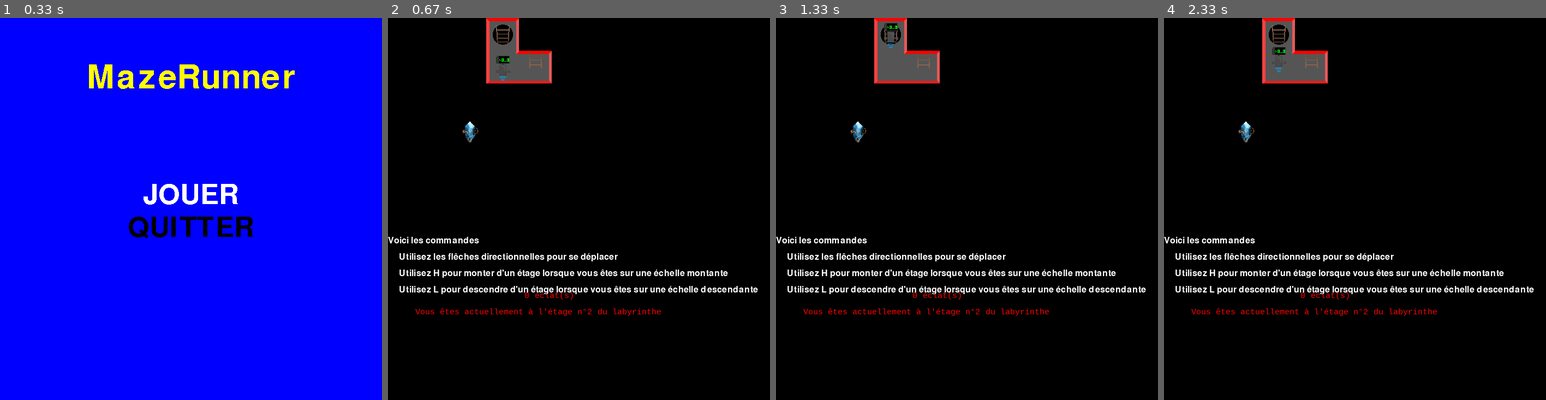
Above: before the commit, frames 1-4 (left to right).
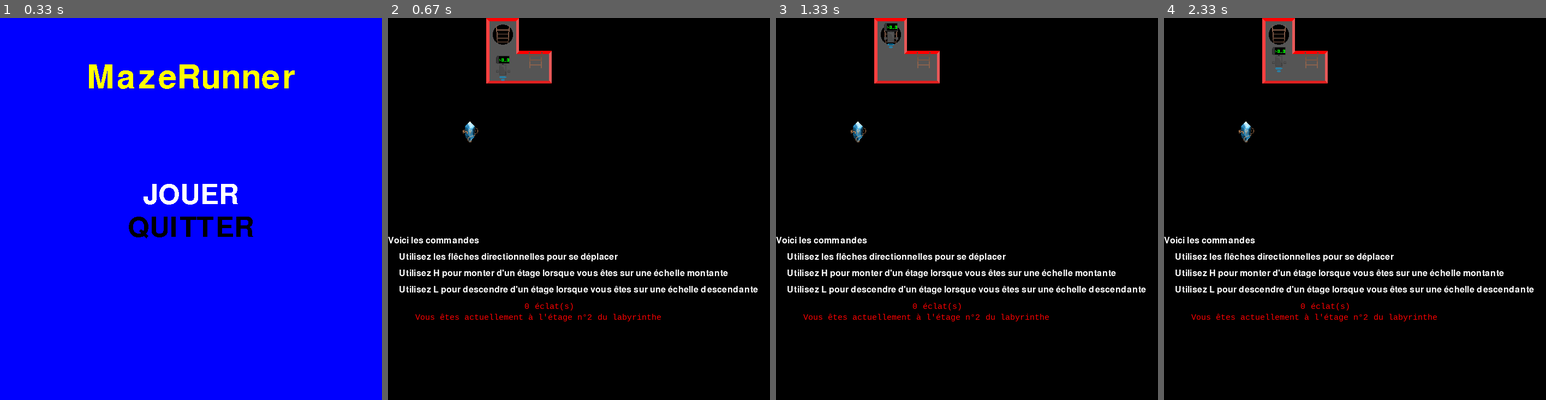
Above: after the commit, the same moments.

Repository: AndrienMont/VISI301
Game: pygame game, started from prototype alpha-2.py
The game is run twice, just before and just after one commit, with the same random seed, the same clock (stepped at 60 frames per second) and the same inputs.
Inputs:
- Up to frame 1 (0.33 s): no input
- Up to frame 2 (0.67 s): tap Enter at 0.33 s
- Up to frame 3 (1.33 s): hold Up 0.67-1.13 s
- Up to frame 4 (2.33 s): hold Down from 2.23 s (still down)

Frame 1 is identical in both runs. In frame 2, 0.8% of the frame differs, in the area x 7-72%, y 71-80%; in frame 3, 0.8%; in frame 4, 0.8%.

Commit message:
ajout du score

Diff:
--- a/prototype alpha-2.py
+++ b/prototype alpha-2.py
@@ -104,18 +104,22 @@
 
 
 def main():
-            # Game Initialization
     pygame.init()
 
-    # Center the Game Application
     os.environ['SDL_VIDEO_CENTERED'] = '1'
 
-    # Game Resolution
     screen_width=700
     screen_height=700
     screen=pygame.display.set_mode((screen_width, screen_height))
 
-    # Text Renderer
+    clock = pygame.time.Clock()
+    counter = 0
+    timer_event = pygame.USEREVENT+1 #Définition de l'id de l'event
+    pygame.time.set_timer(timer_event, 1000) #initialisation du timer
+
+    score = 3000
+    NbDeplacements = 0
+
     def text_format(message, textFont, textSize, textColor):
         newFont=pygame.font.Font(textFont, textSize)
         newText=newFont.render(message, 0, textColor)
@@ -123,7 +127,6 @@
         return newText
 
 
-    # Colors
     white=(255, 255, 255)
     black=(0, 0, 0)
     gray=(50, 50, 50)
@@ -132,13 +135,7 @@
     blue=(0, 0, 255)
     yellow=(255, 255, 0)
 
-    # Game Fonts
     font = "Retro.ttf"
-
-
-    # Game Framerate
-    clock = pygame.time.Clock()
-    FPS=30
 
 
     jeu = False
@@ -163,7 +160,6 @@
                                         pygame.quit()
                                         quit()
 
-            # Main Menu UI
             screen.fill(blue)
             title=text_format("MazeRunner", font, 90 , yellow)
             if selected=="jouer":
@@ -179,12 +175,10 @@
             start_rect=text_start.get_rect()
             quit_rect=text_quit.get_rect()
 
-            # Main Menu Text
             screen.blit(title, (screen_width/2 - (title_rect[2]/2), 80))
             screen.blit(text_start, (screen_width/2 - (start_rect[2]/2), 300))
             screen.blit(text_quit, (screen_width/2 - (quit_rect[2]/2), 360))
             pygame.display.update()
-            clock.tick(FPS)
             pygame.display.set_caption("Prototype Alpha-2 du projet MazeRunner")
 
 
@@ -261,15 +255,20 @@
 
 
     while jeu:
+        clock.tick(60)
         for event in pygame.event.get():
                 if event.type == QUIT:
                     jeu = False
+
+                if event.type == timer_event: #Si l'event se déroule, alors ....
+                        counter += 1
 
                 if event.type == KEYDOWN:
                     if event.key == K_LEFT:
                         if not yAMur(dedale,joueur.X,joueur.Y,joueur.Z,"left"):
                                 joueur.bouge("gauche")
                                 revelerCouloirs(dedale[joueur.Z], joueur.X, joueur.Y, joueur.Z, posXY)
+                                NbDeplacements = NbDeplacements + 1
                                 for i in range(0,len(Eclat)):
                                         if joueur.X == Eclat[i][0] and joueur.Y == Eclat[i][1] and joueur.Z == Eclat[i][2] :
                                                 del Eclat[i]
@@ -279,6 +278,7 @@
                         if not yAMur(dedale,joueur.X,joueur.Y,joueur.Z,"right"):
                                 joueur.bouge("droite")
                                 revelerCouloirs(dedale[joueur.Z], joueur.X, joueur.Y, joueur.Z, posXY)
+                                NbDeplacements = NbDeplacements + 1
                                 for i in range(0,len(Eclat)):
                                         if joueur.X == Eclat[i][0] and joueur.Y == Eclat[i][1] and joueur.Z == Eclat[i][2] :
                                                 del Eclat[i]
@@ -288,6 +288,7 @@
                         if not yAMur(dedale,joueur.X,joueur.Y,joueur.Z,"up"):
                                 joueur.bouge("haut")
                                 revelerCouloirs(dedale[joueur.Z], joueur.X, joueur.Y, joueur.Z, posXY)
+                                NbDeplacements = NbDeplacements + 1
                                 for i in range(0,len(Eclat)):
                                         if joueur.X == Eclat[i][0] and joueur.Y == Eclat[i][1] and joueur.Z == Eclat[i][2] :
                                                 del Eclat[i]
@@ -297,6 +298,7 @@
                         if not yAMur(dedale,joueur.X,joueur.Y,joueur.Z,"down"):
                                 joueur.bouge("bas")
                                 revelerCouloirs(dedale[joueur.Z], joueur.X, joueur.Y, joueur.Z, posXY)
+                                NbDeplacements = NbDeplacements + 1
                                 for i in range(0,len(Eclat)):
                                         if joueur.X == Eclat[i][0] and joueur.Y == Eclat[i][1] and joueur.Z == Eclat[i][2] :
                                                 del Eclat[i]
@@ -306,6 +308,7 @@
                         if not yAMur(dedale,joueur.X,joueur.Y,joueur.Z,"low"):
                                 joueur.bouge("low")
                                 revelerCouloirs(dedale[joueur.Z], joueur.X, joueur.Y, joueur.Z, posXY)
+                                NbDeplacements = NbDeplacements + 1
                                 for i in range(0,len(Eclat)):
                                         if joueur.X == Eclat[i][0] and joueur.Y == Eclat[i][1] and joueur.Z == Eclat[i][2] :
                                                 del Eclat[i]
@@ -316,6 +319,7 @@
                         if  not yAMur(dedale,joueur.X,joueur.Y,joueur.Z,"high"):
                                 joueur.bouge("high")
                                 revelerCouloirs(dedale[joueur.Z], joueur.X, joueur.Y, joueur.Z, posXY)
+                                NbDeplacements = NbDeplacements + 1
                                 for i in range(0,len(Eclat)):
                                         if joueur.X == Eclat[i][0] and joueur.Y == Eclat[i][1] and joueur.Z == Eclat[i][2] :
                                                 del Eclat[i]
@@ -362,11 +366,11 @@
                 spriteCycle = 0
         spriteCycle = spriteCycle + 1
 
-        screen.blit(myfont.render(str(shard_amount),1,(255,0,0)),(250,500))
-        screen.blit(myfont.render(" éclat(s)",1,(255,0,0)),(260,500))
-        screen.blit(myfont.render("Vous êtes actuellement à l'étage n°",1,(255,0,0)),(50,530))
-        screen.blit(myfont.render(str(joueur.Z),1,(255,0,0)),(365,530))
-        screen.blit(myfont.render(" du labyrinthe",1,(255,0,0)),(375,530))
+        screen.blit(myfont.render(str(shard_amount),1,(255,0,0)),(250,520))
+        screen.blit(myfont.render(" éclat(s)",1,(255,0,0)),(260,520))
+        screen.blit(myfont.render("Vous êtes actuellement à l'étage n°",1,(255,0,0)),(50,540))
+        screen.blit(myfont.render(str(joueur.Z),1,(255,0,0)),(365,540))
+        screen.blit(myfont.render(" du labyrinthe",1,(255,0,0)),(375,540))
 
         if joueur.Z*tailleCase == caseFinZ :
                 screen.blit(fin , caseFin)
@@ -376,7 +380,9 @@
         screen.blit(cmd3, (20,490))
         pygame.display.update()
 
-
+    score = score - NbDeplacements -  counter
+    print("votre score est de :")
+    print(score)
     pygame.quit()
 
 
